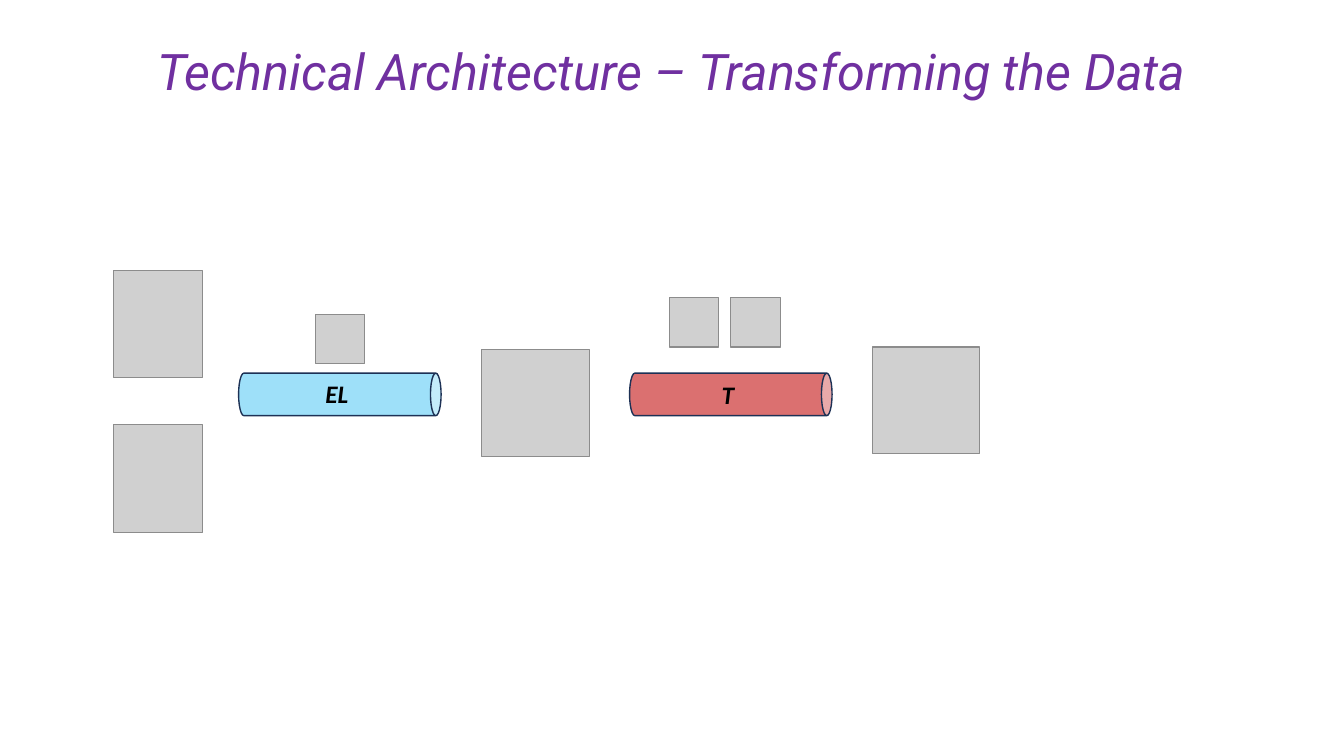
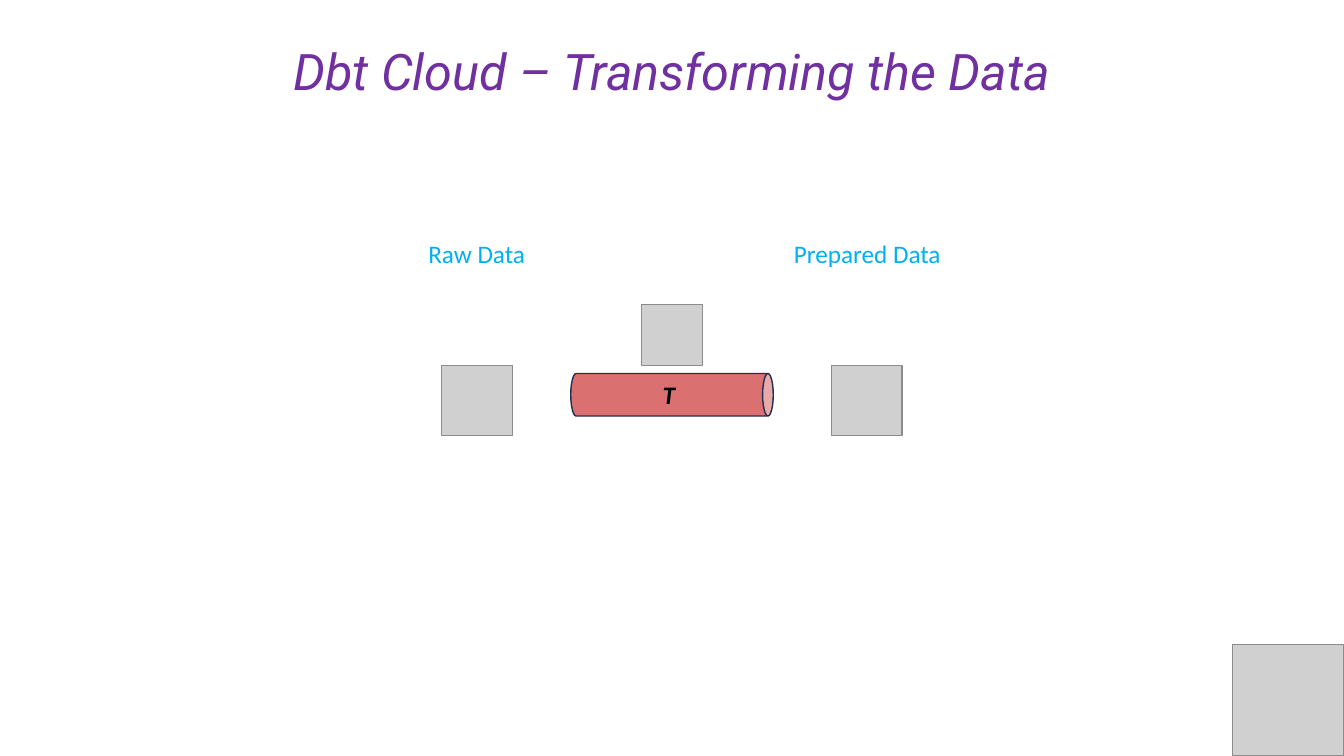
Before and after one commit to cesaramehri/Firn_CaseStudyTest, a slide deck: slide 9 of Case Study - Presentation.pptx. Drawn at 1344x756 pixels with LibreOffice and Linux fonts; fonts in the diff are those of the drawing; grey boxes stand for pictures. Boxes give left, top, right and bottom in pixels: in the first picture for what was removed or moved away, otherwise in the second. Text is boxed around its words. In the diff, an @@ line names an element or a change of style, - is before the commit and + after.

```diff
--- a/Case Study - Presentation.pptx
+++ b/Case Study - Presentation.pptx
@@ text at (x1=293, y1=51, x2=1050, y2=101): text changed @@
-Technical Architecture – Transforming the Data
+Dbt Cloud – Transforming the Data
@@ text added at (x1=428, y1=246, x2=526, y2=263), 18 pt, text #00B0F0 @@
+Raw Data
@@ text added at (x1=794, y1=245, x2=941, y2=267), 18 pt, text #00B0F0 @@
+Prepared Data
@@ group removed at (x1=113, y1=270, x2=719, y2=532): 4 pictures, 1 cylinder, 1 text @@
-EL
@@ picture resized from (x1=731, y1=297, x2=780, y2=347) to (x1=642, y1=304, x2=703, y2=365) @@
@@ picture resized from (x1=482, y1=350, x2=589, y2=457) to (x1=442, y1=365, x2=512, y2=436) @@
@@ cylinder moved from (x1=630, y1=374, x2=832, y2=416) to (x1=571, y1=374, x2=774, y2=416) @@
@@ text "T" moved from (x1=722, y1=387, x2=734, y2=404) to (x1=663, y1=387, x2=675, y2=404) @@
@@ picture resized from (x1=873, y1=347, x2=980, y2=454) to (x1=832, y1=365, x2=902, y2=436) @@
@@ picture added at (x1=1233, y1=645, x2=1344, y2=756) @@
```
Also in this commit, not shown: 8 other slides changed, 7 slides added, 5 other files.
